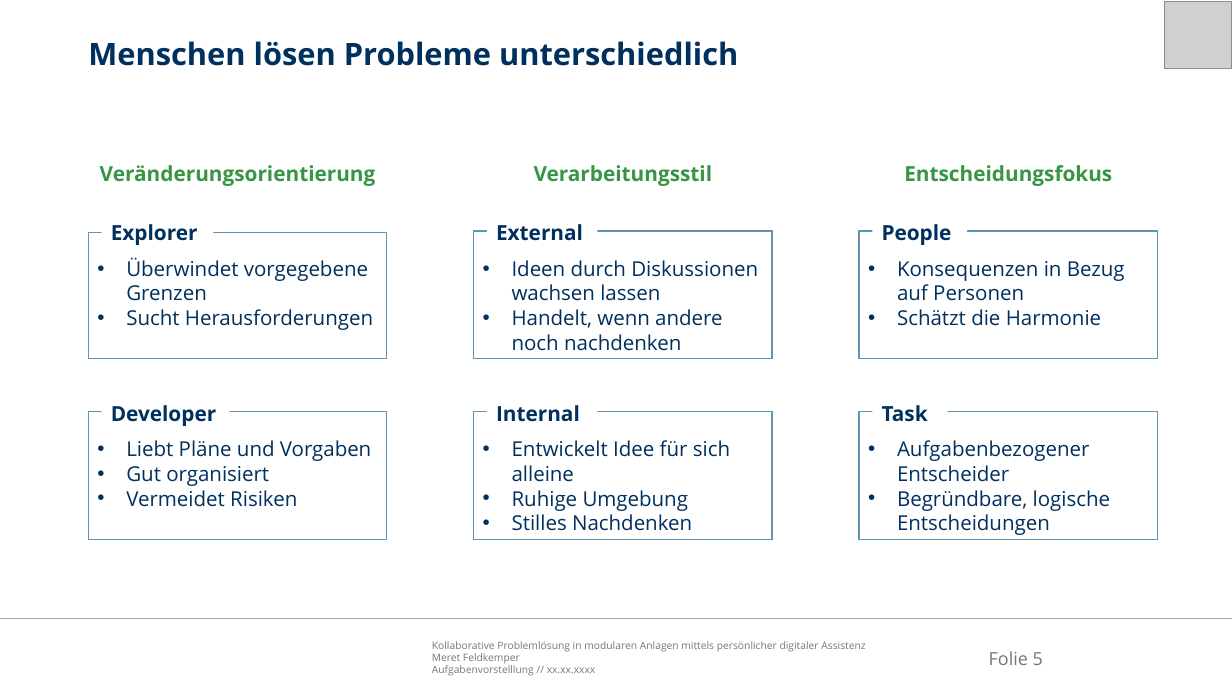
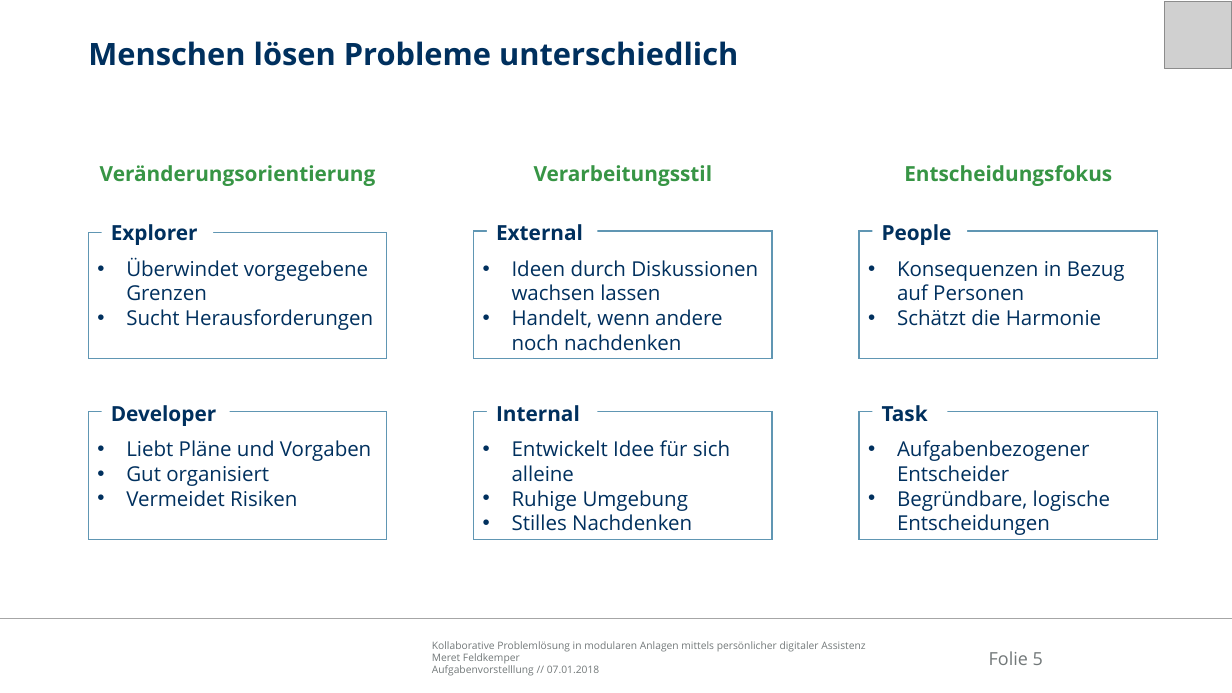
Before and after one commit to Ral3007/Diplomarbeit, a slide deck: slide 5 of Dokumente/Präsentationen/2019-01-07_DA_Feldkemper_Aufgabenvorstellung.pptx. Drawn at 1232x693 pixels with LibreOffice and Linux fonts; fonts in the diff are those of the drawing; grey boxes stand for pictures; background and template pictures are left out. Boxes give left, top, right and bottom in pixels: in the first picture for what was removed or moved away, otherwise in the second. Text is boxed around its words. In the diff, an @@ line names an element or a change of style, - is before the commit and + after.

Commit message:
Mensch-Maschine-Schnittstelle editiert

```diff
--- a/Dokumente/Präsentationen/2019-01-07_DA_Feldkemper_Aufgabenvorstellung.pptx
+++ b/Dokumente/Präsentationen/2019-01-07_DA_Feldkemper_Aufgabenvorstellung.pptx
@@ text at (432, 665, 600, 676): text changed @@
-Aufgabenvorstelllung // xx.xx.xxxx
+Aufgabenvorstelllung // 07.01.2018
```
Also in this commit, not shown: 6 other slides changed, 2 slides added, 1 slide removed, 15 other files.
